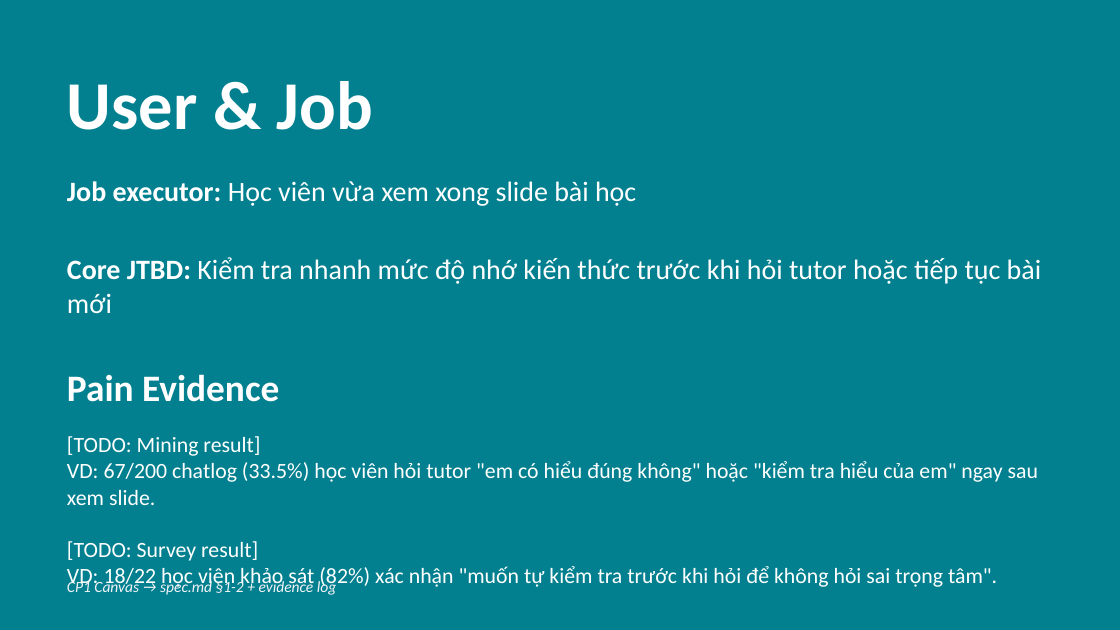
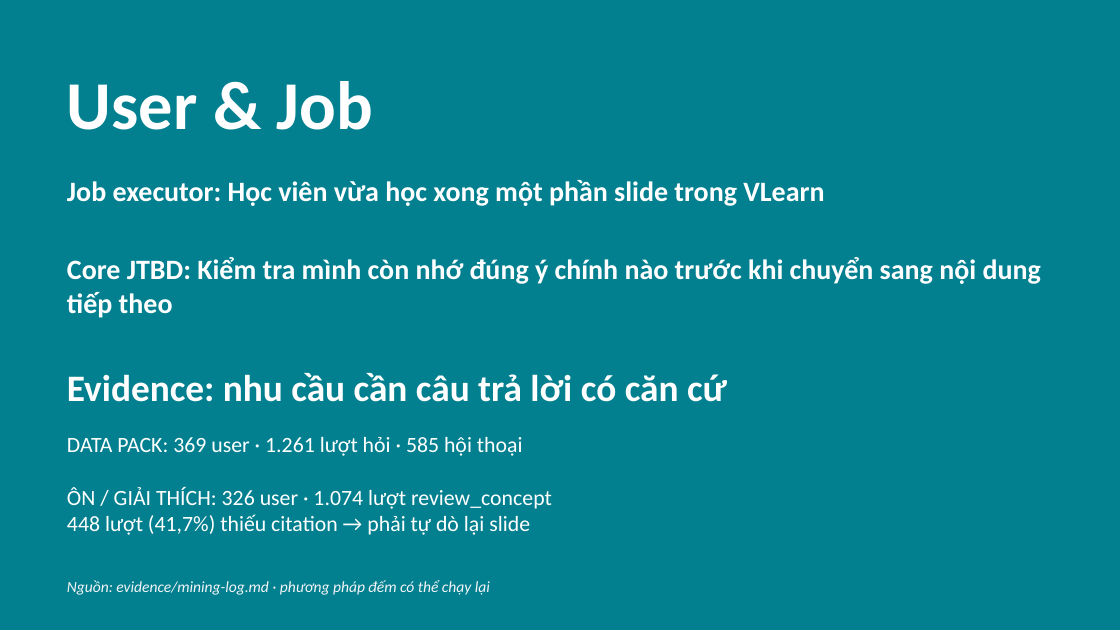
Before and after one commit to minhduc3105/K3-hackathon-Fable-E403, a slide deck: slide 1 of demo-slides.pptx. Drawn at 1120x630 pixels with LibreOffice and Linux fonts; fonts in the diff are those of the drawing. Boxes give left, top, right and bottom in pixels: in the first picture for what was removed or moved away, otherwise in the second. Text is boxed around its words. In the diff, an @@ line names an element or a change of style, - is before the commit and + after.

```diff
--- a/demo-slides.pptx
+++ b/demo-slides.pptx
@@ text at [67, 180, 824, 206]: text changed; bold on @@
-Job executor: Học viên vừa xem xong slide bài học
+Job executor: Học viên vừa học xong một phần slide trong VLearn
@@ text at [67, 257, 1041, 318]: text changed; bold on @@
-Core JTBD: Kiểm tra nhanh mức độ nhớ kiến thức trước khi hỏi tutor hoặc tiếp tục bài mới
+Core JTBD: Kiểm tra mình còn nhớ đúng ý chính nào trước khi chuyển sang nội dung tiếp theo
@@ text at [67, 373, 727, 402]: text changed @@
-Pain Evidence
+Evidence: nhu cầu cần câu trả lời có căn cứ
@@ text at [67, 437, 552, 535]: text changed @@
-[TODO: Mining result]
-VD: 67/200 chatlog (33.5%) học viên hỏi tutor "em có hiểu đúng không" hoặc "kiểm tra hiểu của em" ngay sau xem slide.
-[TODO: Survey result]
-VD: 18/22 học viên khảo sát (82%) xác nhận "muốn tự kiểm tra trước khi hỏi để không hỏi sai trọng tâm".
+DATA PACK: 369 user · 1.261 lượt hỏi · 585 hội thoại
+ÔN / GIẢI THÍCH: 326 user · 1.074 lượt review_concept
+448 lượt (41,7%) thiếu citation → phải tự dò lại slide
@@ text at [67, 580, 490, 595]: text changed @@
-CP1 Canvas → spec.md §1-2 + evidence log
+Nguồn: evidence/mining-log.md · phương pháp đếm có thể chạy lại
```
Also in this commit, not shown: 3 other slides changed, 2 slides added, 2 slides removed, 9 other files.
